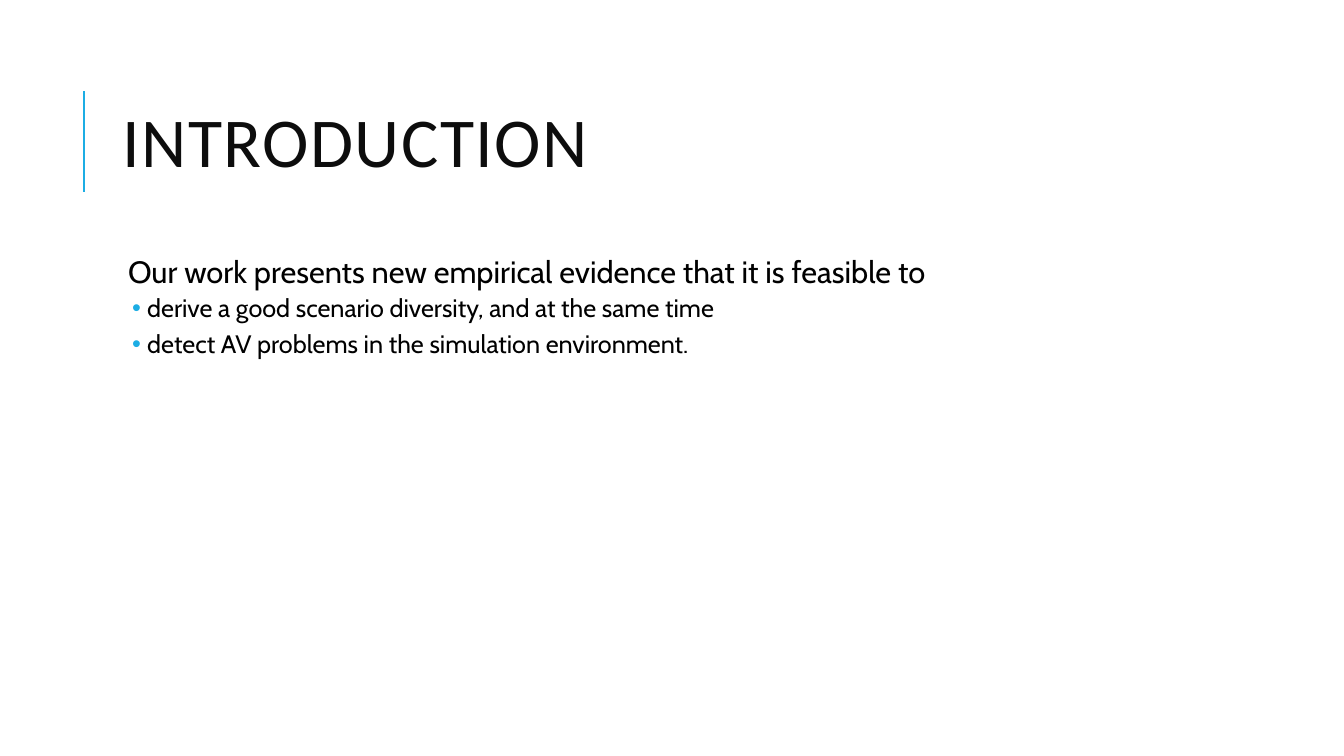
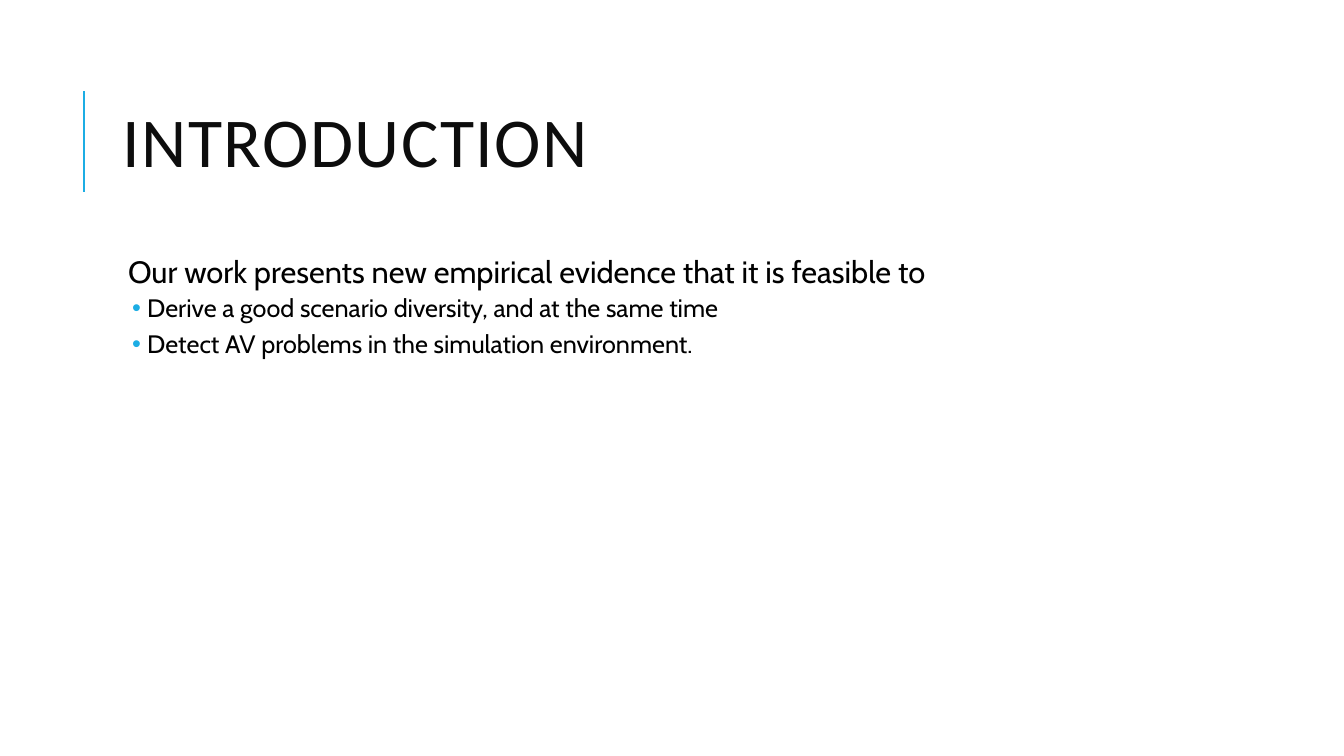
Before and after one commit to Swinburne-AV-Challenge-2021/Deliverable2, a slide deck: slide 2 of presentation/AVTest-Swinburne.pptx. Drawn at 1344x756 pixels with LibreOffice and Linux fonts; fonts in the diff are those of the drawing; background and template pictures are left out. Boxes give left, top, right and bottom in pixels: in the first picture for what was removed or moved away, otherwise in the second. Text is boxed around its words. In the diff, an @@ line names an element or a change of style, - is before the commit and + after.

```diff
--- a/presentation/AVTest-Swinburne.pptx
+++ b/presentation/AVTest-Swinburne.pptx
@@ text at bbox=[147, 298, 718, 359]: text changed @@
-  • derive a good scenario diversity, and at the same time
-  • detect AV problems in the simulation environment.
+  • Derive a good scenario diversity, and at the same time
+  • Detect AV problems in the simulation environment.
```
Also in this commit, not shown: 7 other slides changed, 8 slides added.
